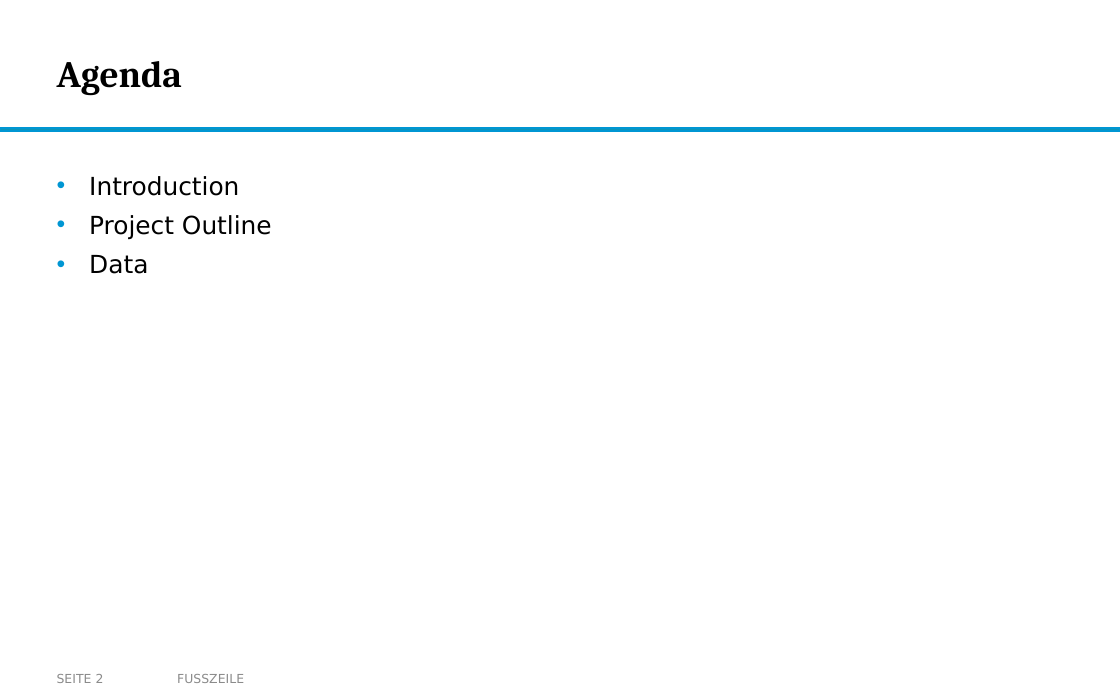
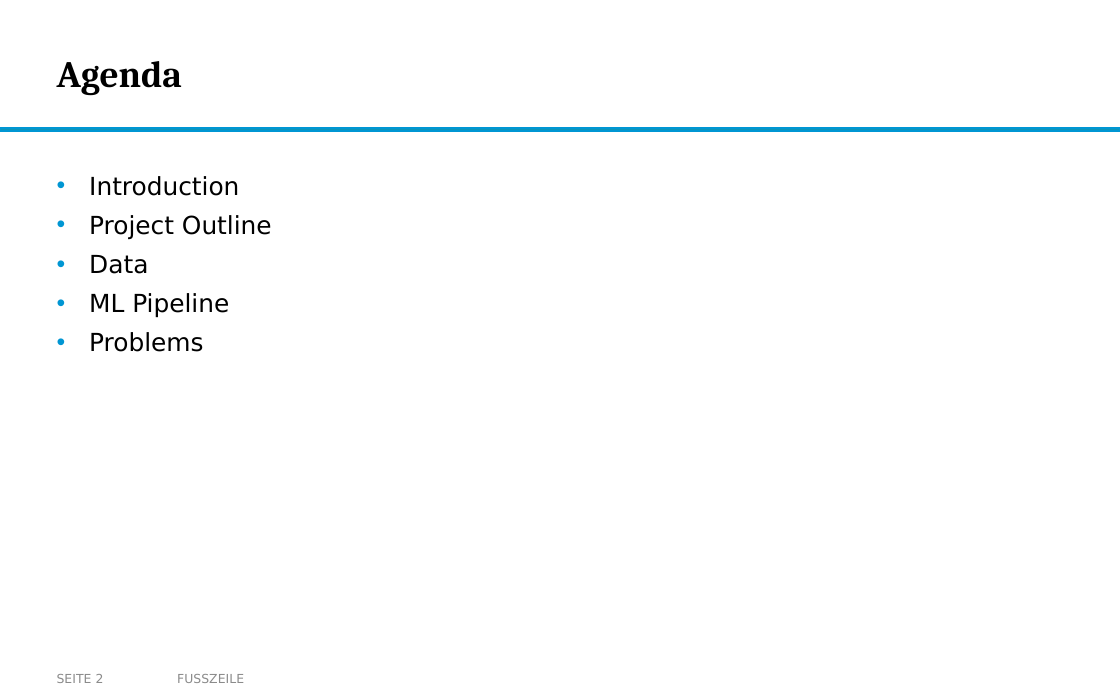
Before and after one commit to nikmaster/wu_dslab_infrared-city, a slide deck: slide 2 of deliverables/3b. intermediate slides/Intermediate Slides.pptx. Drawn at 1120x700 pixels with LibreOffice and Linux fonts; fonts in the diff are those of the drawing; background and template pictures are left out. Boxes give left, top, right and bottom in pixels: in the first picture for what was removed or moved away, otherwise in the second. Text is boxed around its words. In the diff, an @@ line names an element or a change of style, - is before the commit and + after.

```diff
--- a/deliverables/3b. intermediate slides/Intermediate Slides.pptx
+++ b/deliverables/3b. intermediate slides/Intermediate Slides.pptx
@@ text at (x1=89, y1=293, x2=229, y2=352): paragraphs added @@
+• ML Pipeline
+• Problems
```
Also in this commit, not shown: 1 other slide changed, 8 slides added.
